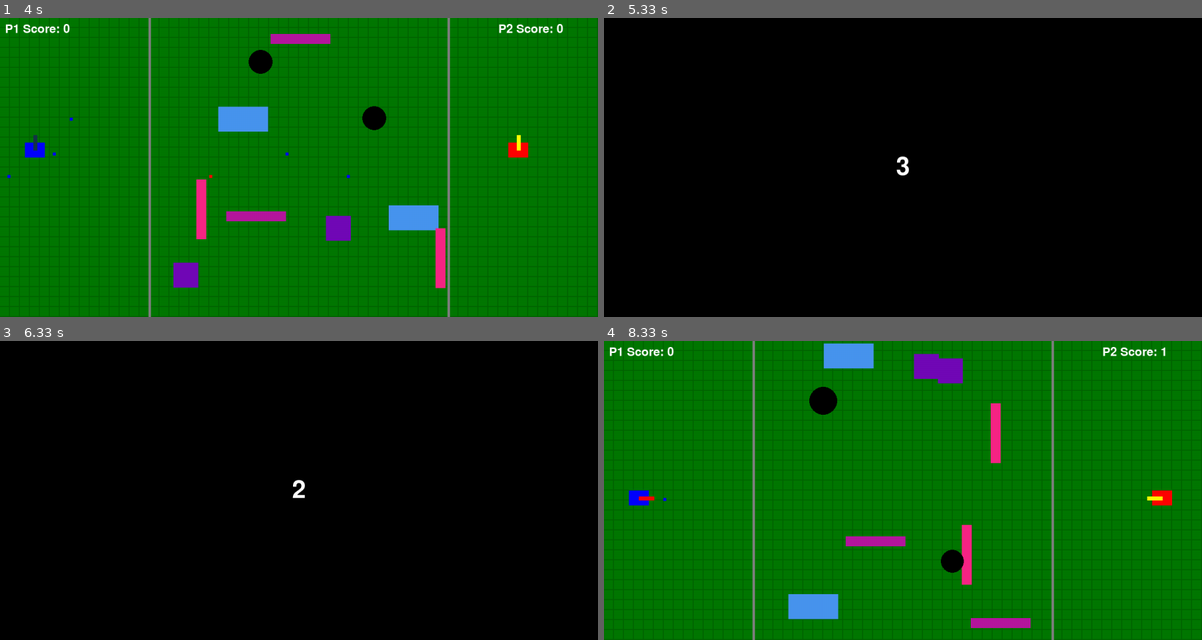
Above: before the commit, frames 1-4 (two rows, left to right).
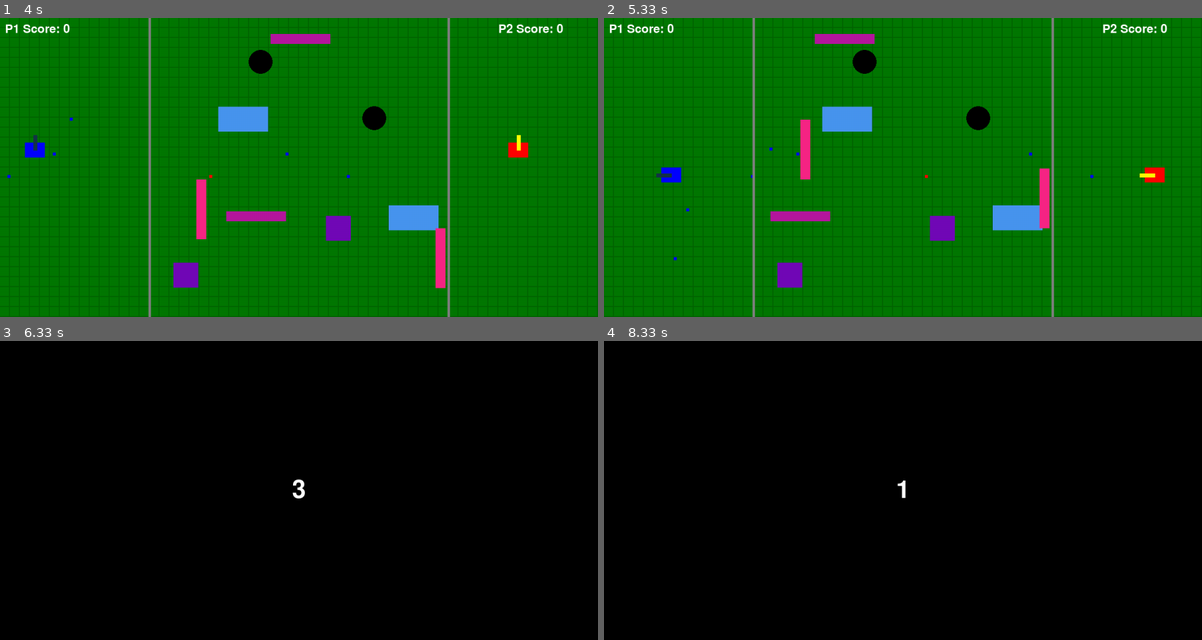
Above: after the commit, the same moments.

Repository: cassiel-st4vr0s/lpc2024
Game: pygame game, started from atividade005/main.py
Two runs of this game, one before a commit and one after it. Both use one fixed random seed, a clock stepped at 60 frames per second and the inputs below.
Inputs:
- Up to frame 1 (4 s): tap Enter at 0.33, 0.67 s; hold Right 1-1.47 s; hold D 1-1.47 s; tap Space at 1.07, 1.37, 1.57, 1.9, 2.2, 2.4, 2.7, 2.97, 3.3, 3.6, 3.73 s; hold Up 1.5-1.8 s; hold W 1.5-1.8 s; hold Right 1.83-2.3 s; hold D 1.83-2.3 s; hold Left 2.33-2.87 s; hold A 2.33-2.87 s; hold Down 2.9-3.2 s; hold S 2.9-3.2 s; hold Left 3.23-3.63 s; hold A 3.23-3.63 s; hold Up from 3.67 s (still down); hold W from 3.67 s (still down)
- Up to frame 2 (5.33 s): release Up at 4.03 s; release W at 4.03 s; hold Right 4.07-4.7 s; hold D 4.07-4.7 s; tap Space at 4.13, 4.43, 4.8, 5.2 s; hold Down 4.73-5.1 s; hold S 4.73-5.1 s; hold Left from 5.13 s (still down); hold A from 5.13 s (still down)
- Up to frame 3 (6.33 s): tap Space at 5.5, 5.7, 6 s; release Left at 5.6 s; release A at 5.6 s; hold Right 5.63-6.1 s; hold D 5.63-6.1 s
- Up to frame 4 (8.33 s): no input

Frame 1 is identical in both runs. In frame 2, 100% of the frame differs, in the area x 0-100%, y 0-100%; in frame 3, less than 0.1%; in frame 4, 99%.

Commit message:
Fixed the projectiles crossing the obstale bug

Diff:
--- a/atividade005/main.py
+++ b/atividade005/main.py
@@ -137,7 +137,6 @@
         obstacles.append(Obstacle(pygame.Rect(x, y, size, size), BLACK, is_circle=True))  # Buraco negro é circular
 
 
-
 # Modified draw function to include dynamic obstacles and black holes
 def draw():
     screen.fill(BLACK)
@@ -224,18 +223,19 @@
                 # Aplicar efeito de velocidade conforme o tipo de obstáculo
                 obstacle.apply_effect(proj)
 
-                # Ricochetear nos obstáculos (não ricocheteia no buraco negro)
+                # Ricochetear nos obstáculos
                 if not obstacle.is_circle:  # Somente ricochetear se não for buraco negro
-                    if proj["rect"].right > obstacle.rect.left and proj["rect"].left < obstacle.rect.left:
-                        proj["direction"].x *= -1
-                    elif proj["rect"].left < obstacle.rect.right and proj["rect"].right > obstacle.rect.right:
-                        proj["direction"].x *= -1
-                    if proj["rect"].bottom > obstacle.rect.top and proj["rect"].top < obstacle.rect.top:
-                        proj["direction"].y *= -1
-                    elif proj["rect"].top < obstacle.rect.bottom and proj["rect"].bottom > obstacle.rect.bottom:
-                        proj["direction"].y *= -1
+                    if proj["rect"].centerx < obstacle.rect.left:
+                        proj["direction"].x = abs(proj["direction"].x)  # Rebote para a direita
+                    elif proj["rect"].centerx > obstacle.rect.right:
+                        proj["direction"].x = -abs(proj["direction"].x)  # Rebote para a esquerda
+                    if proj["rect"].centery < obstacle.rect.top:
+                        proj["direction"].y = abs(proj["direction"].y)  # Rebote para baixo
+                    elif proj["rect"].centery > obstacle.rect.bottom:
+                        proj["direction"].y = -abs(proj["direction"].y)  # Rebote para cima
 
                 break
+  # Sair do loop após o ricochete
 
 
 def show_game_over_screen(message):
@@ -474,7 +474,6 @@
         pygame.display.flip()
         clock.tick(60)
 
-
 # Run the game
 show_start_screen()
 main_game_loop()
